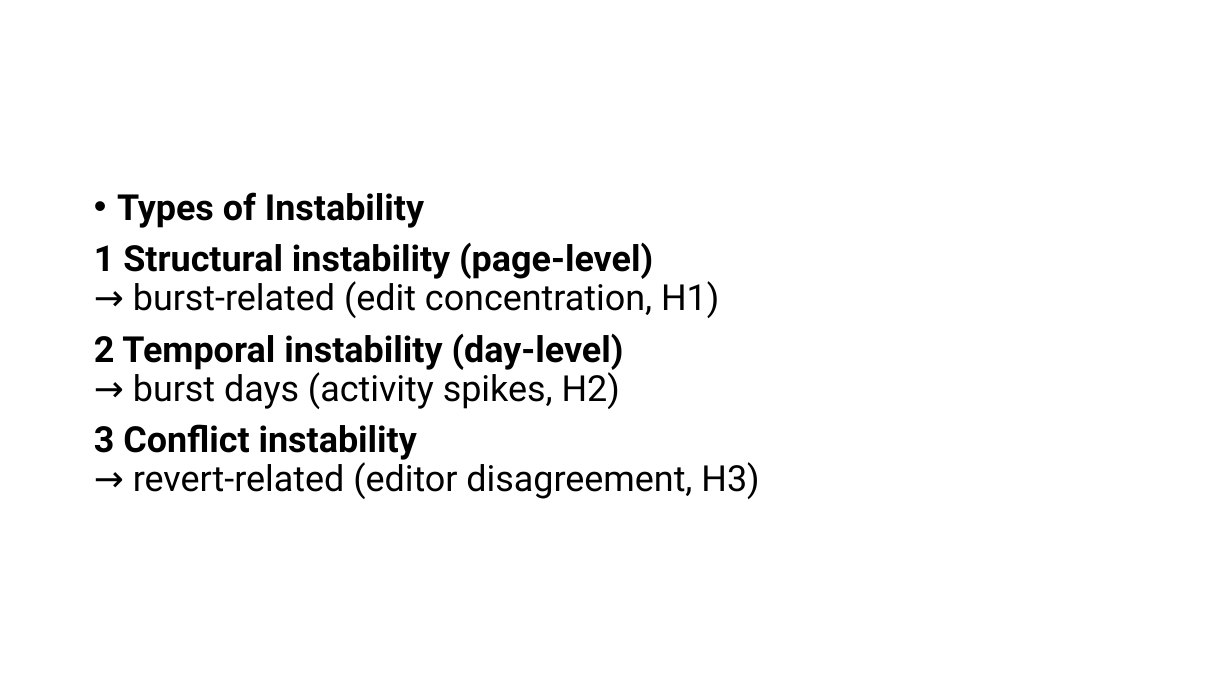
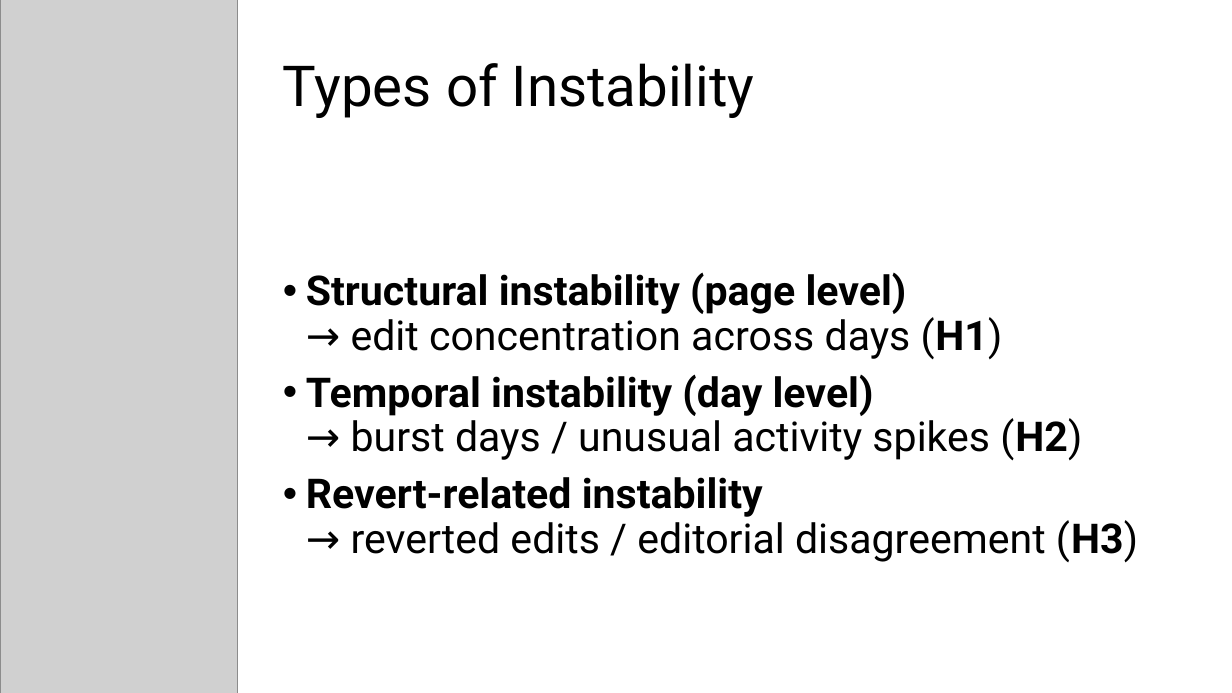
Before and after one commit to anjuyamada/wiki-assignment, a slide deck: slide 9 of Presentation Slide.pptx (slide 7 before the commit). Drawn at 1232x693 pixels with LibreOffice and Linux fonts; fonts in the diff are those of the drawing; grey boxes stand for pictures. Boxes give left, top, right and bottom in pixels: in the first picture for what was removed or moved away, otherwise in the second. Text is boxed around its words. In the diff, an @@ line names an element or a change of style, - is before the commit and + after.

```diff
--- a/Presentation Slide.pptx
+++ b/Presentation Slide.pptx
@@ picture added at box(0, 0, 238, 693) @@
@@ title added at box(283, 63, 755, 118), 44 pt, text #000000 @@
+Types of Instability
@@ text at box(306, 272, 1138, 563): text changed; size 28 to 32 pt; bold off @@
-• Types of Instability
-1 Structural instability (page-level)
-→ burst-related (edit concentration, H1)
-2 Temporal instability (day-level)
-→ burst days (activity spikes, H2)
-3 Conflict instability
-→ revert-related (editor disagreement, H3)
+• Structural instability (page level)
+  → edit concentration across days (H1)
+• Temporal instability (day level)
+  → burst days / unusual activity spikes (H2)
+• Revert-related instability
+  → reverted edits / editorial disagreement (H3)
```
Also in this commit, not shown: 11 other slides changed, 8 slides added, 10 other files.
